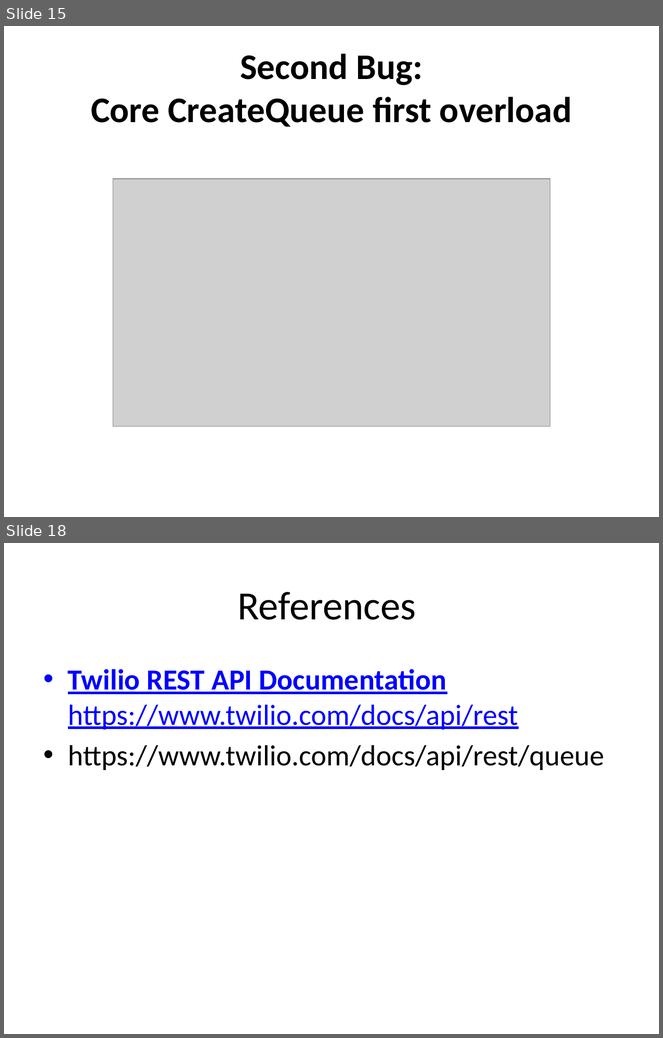
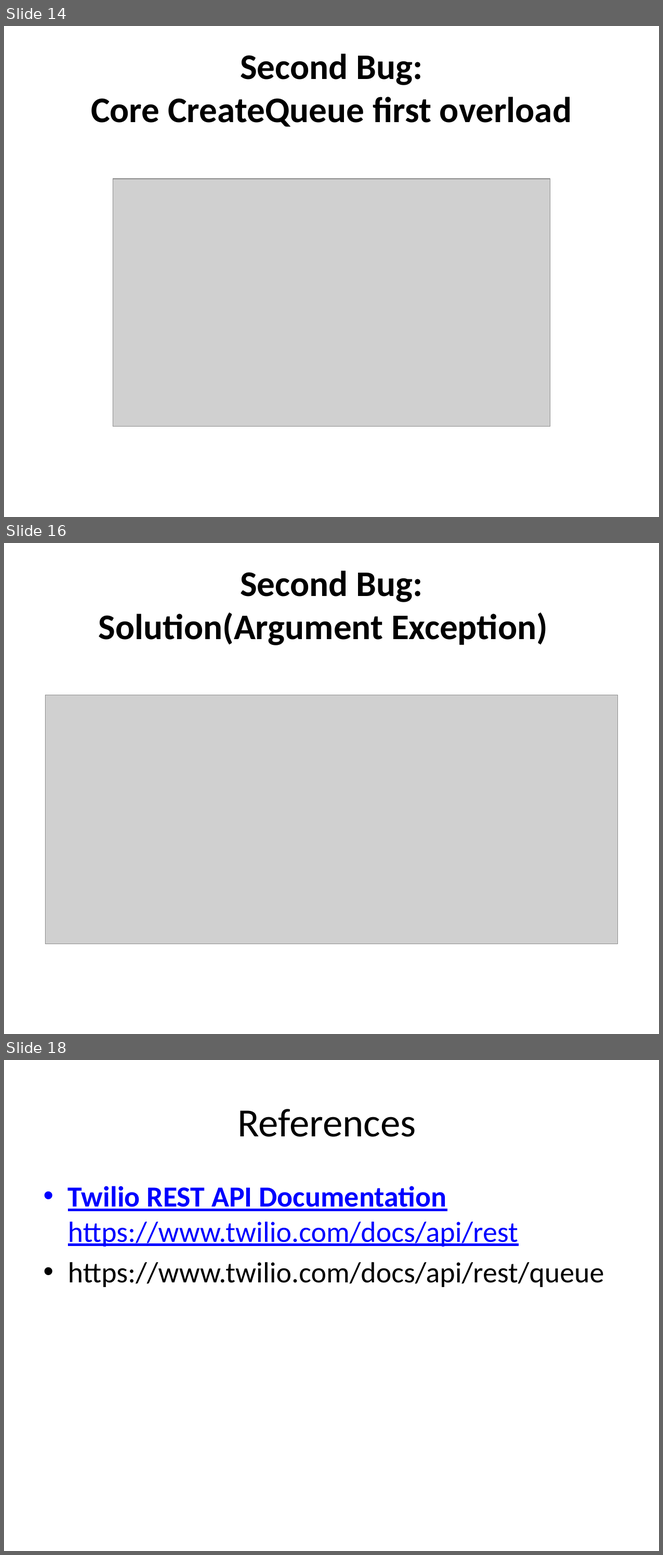
Before and after one commit to manouchehr/SOEN691_AZIZI, a slide deck: ClassWorkReports/Twilio_sharpBugFixing .pptx. Shown one above the other, each under a label of ours: slides 15 and 18 before the commit, slides 14, 16 and 18 after it; the slides between them are not shown. The pictures are 663x1038 and 663x1555 pixels, drawn with LibreOffice and Linux fonts; fonts in the diff are those of the drawing; grey boxes stand for pictures. Boxes give left, top, right and bottom in pixels: in the first picture for what was removed or moved away, otherwise in the second. Text is boxed around its words. In the diff, an @@ line names an element or a change of style, - is before the commit and + after.

```diff
--- a/ClassWorkReports/Twilio_sharpBugFixing .pptx
+++ b/ClassWorkReports/Twilio_sharpBugFixing .pptx
@@ slide 16 added at bbox=[4, 543, 659, 1034], background #FFFFFF @@
@@ title added at bbox=[99, 571, 548, 645], 39.6 pt, text #000000, bold @@
+Second Bug:
+Solution(Argument Exception)
@@ picture added at bbox=[45, 695, 618, 944] @@
@@ what was slide 15 is now slide 14 @@
```
Also in this commit, not shown: 9 slides changed, 1 slide removed, 15 other files.
